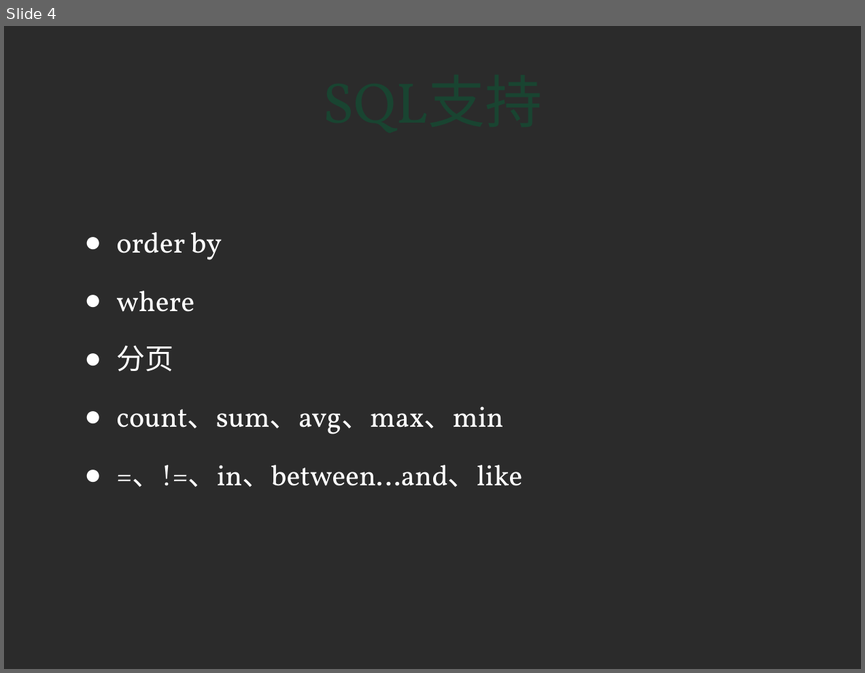
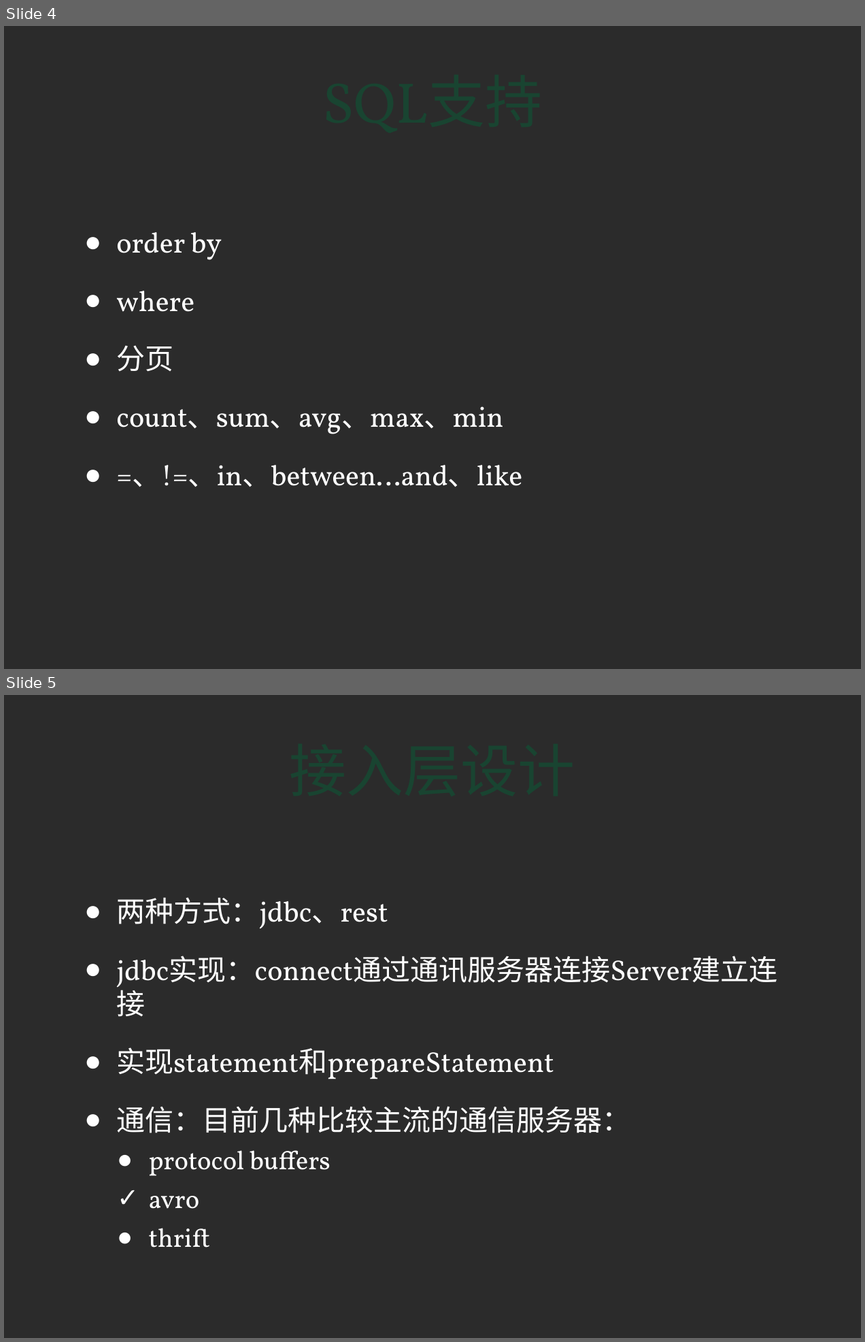
Before and after one commit to slayermeng/farmer, a slide deck: src/site/HBase查询语言.pptx. Shown one above the other, each under a label of ours: slide 4 before the commit, slides 4 and 5 after it. The pictures are 865x673 and 865x1342 pixels, drawn with LibreOffice and Linux fonts; fonts in the diff are those of the drawing; background and template pictures are left out; a plain dark background stands for a picture behind light text. Boxes give left, top, right and bottom in pixels: in the first picture for what was removed or moved away, otherwise in the second. Text is boxed around its words. In the diff, an @@ line names an element or a change of style, - is before the commit and + after.

```diff
--- a/src/site/HBase查询语言.pptx
+++ b/src/site/HBase查询语言.pptx
@@ slide 5 added at <box>4,695,861,1338</box>, background picture (left out) @@
@@ text added at <box>116,897,777,1247</box>, 24 pt, text #FFFFFF @@
+● 两种方式：jdbc、rest
+● jdbc实现：connect通过通讯服务器连接Server建立连接
+● 实现statement和prepareStatement
+● 通信：目前几种比较主流的通信服务器：
+  ● protocol buffers
+  ✓ avro
+  ● thrift
@@ title added at <box>116,985,145,1017</box>, 48 pt, text #194431 @@
+接入层设计
```
Also in this commit, not shown: 1 other slide added, 11 other files.
